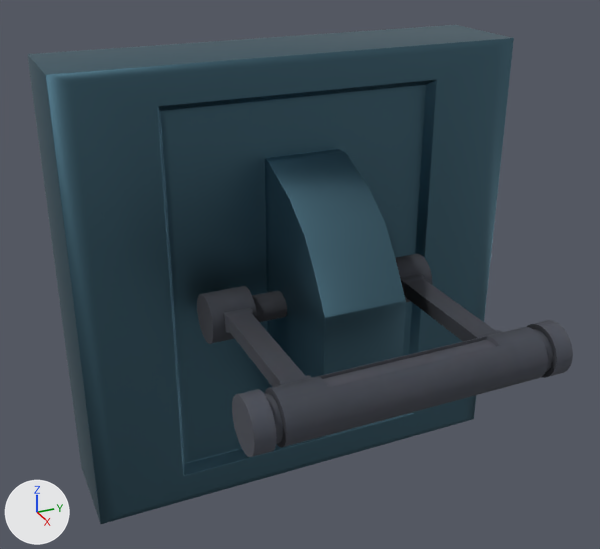
Two versions of the FBX model Assets/Models/lever_upgraded.fbx, one commit apart.
One viewpoint serves both versions: a 50 mm camera at (0.661, -0.438, 0.494) aimed at (-0.245, -0.03, 0.041). Lighting does not change. The marker at lower left points along +X, +Y and +Z. The older version comes first.
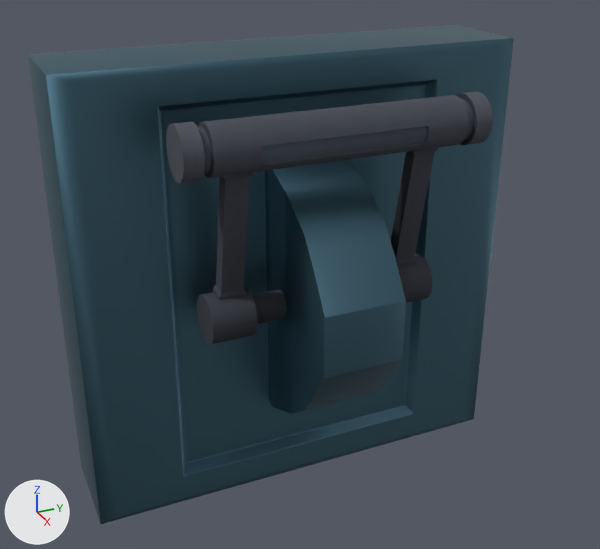
The change in detail:
Object 'Cube.001' (ob_cube_001) turns from (0, 0, 0) to (0, -79, 0) degrees about x, y and z.

Where the change shows, as pixel boxes (x1, y1, x2, y2) in the pictures (600 x 549 px):
'Cube.001', turned: before (197, 254, 573, 457); after (166, 91, 493, 344)
